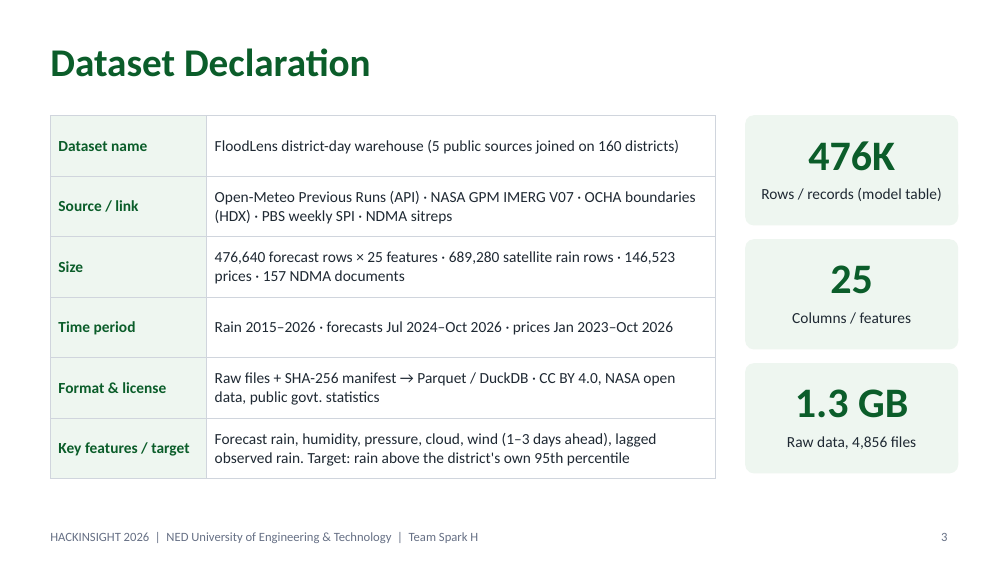
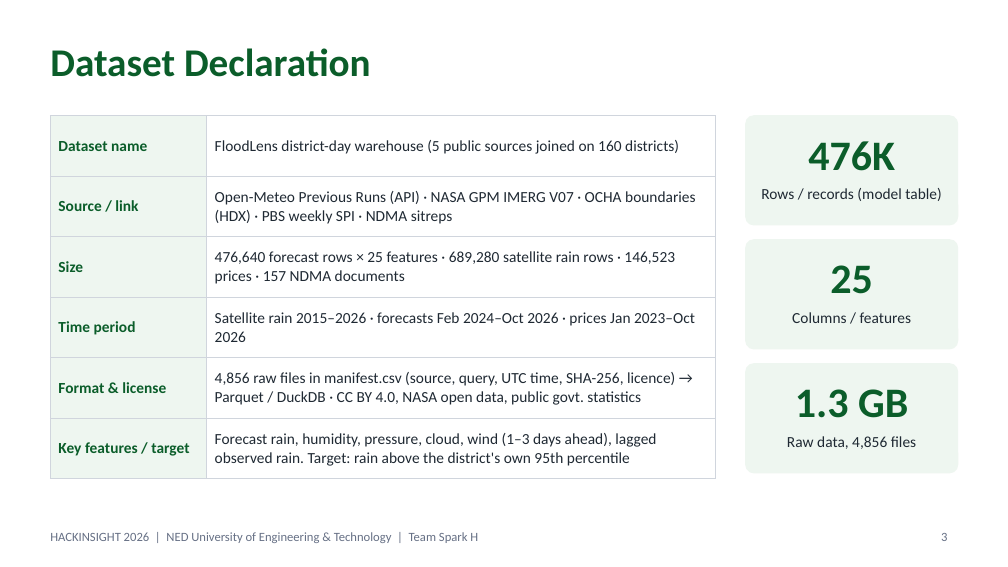
Before and after one commit to RoshaanT1/floodlens-pakistan, a slide deck: slide 3 of FloodLens_SparkH.pptx. Drawn at 1008x567 pixels with LibreOffice and Linux fonts; fonts in the diff are those of the drawing. Boxes give left, top, right and bottom in pixels: in the first picture for what was removed or moved away, otherwise in the second. Text is boxed around its words. In the diff, an @@ line names an element or a change of style, - is before the commit and + after.

Commit message:
Deck curated to the marking criteria; docs corrected against the warehouse (Feb 2024 forecasts, 689,280 rain rows, 157 documents); video 2:52

```diff
--- a/FloodLens_SparkH.pptx
+++ b/FloodLens_SparkH.pptx
@@ table at [50, 116, 716, 470] @@
-row 4, column 2: Rain 2015–2026 · forecasts Jul 2024–Oct 2026 · prices Jan 2023–Oct 2026
+row 4, column 2: Satellite rain 2015–2026 · forecasts Feb 2024–Oct 2026 · prices Jan 2023–Oct 2026
-row 5, column 2: Raw files + SHA-256 manifest → Parquet / DuckDB · CC BY 4.0, NASA open data, public govt. statistics
+row 5, column 2: 4,856 raw files in manifest.csv (source, query, UTC time, SHA-256, licence) → Parquet / DuckDB · CC BY 4.0, NASA open data, public govt. statistics
```
Also in this commit, not shown: 2 other slides changed, 3 slides added, 7 other files.
